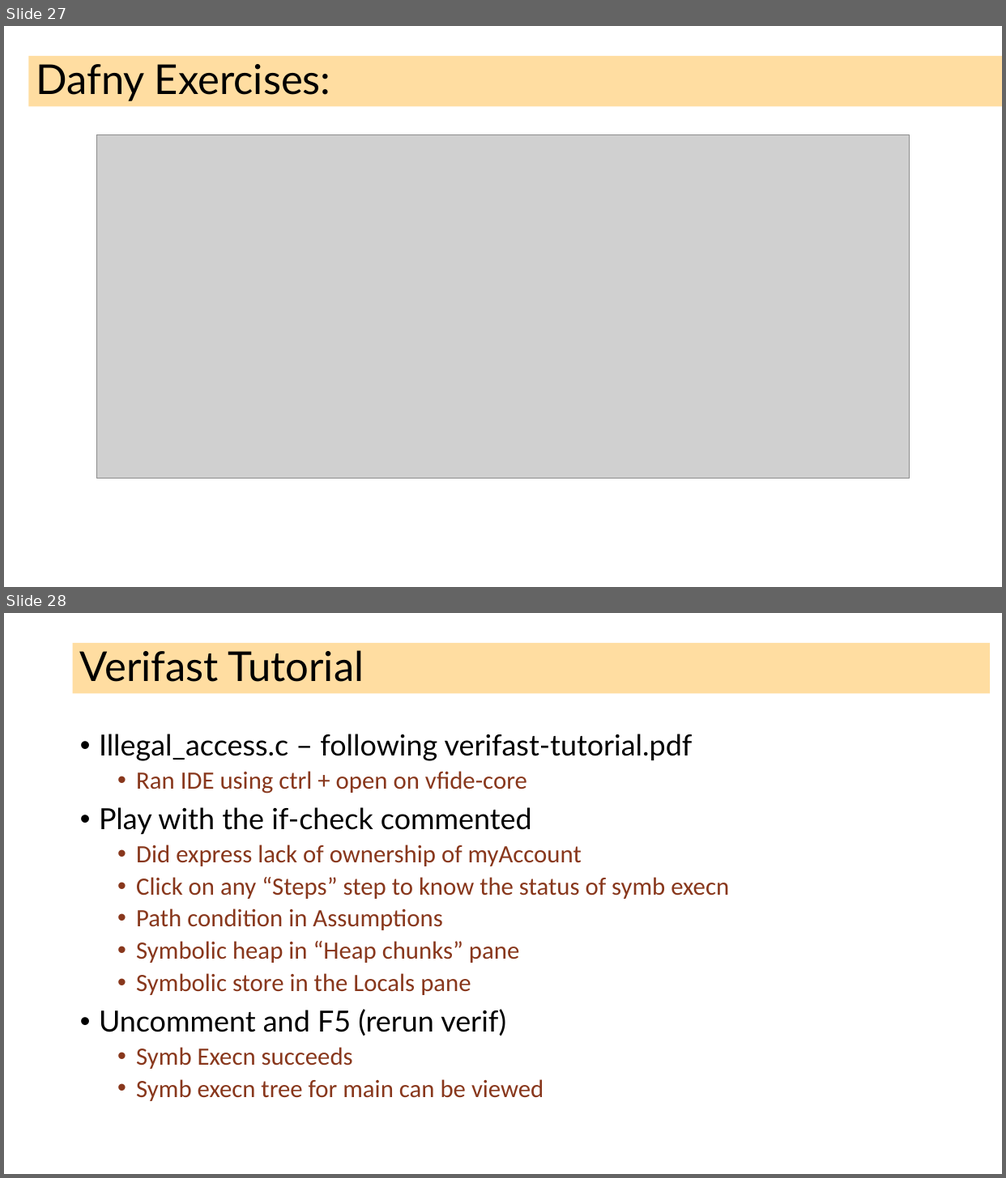
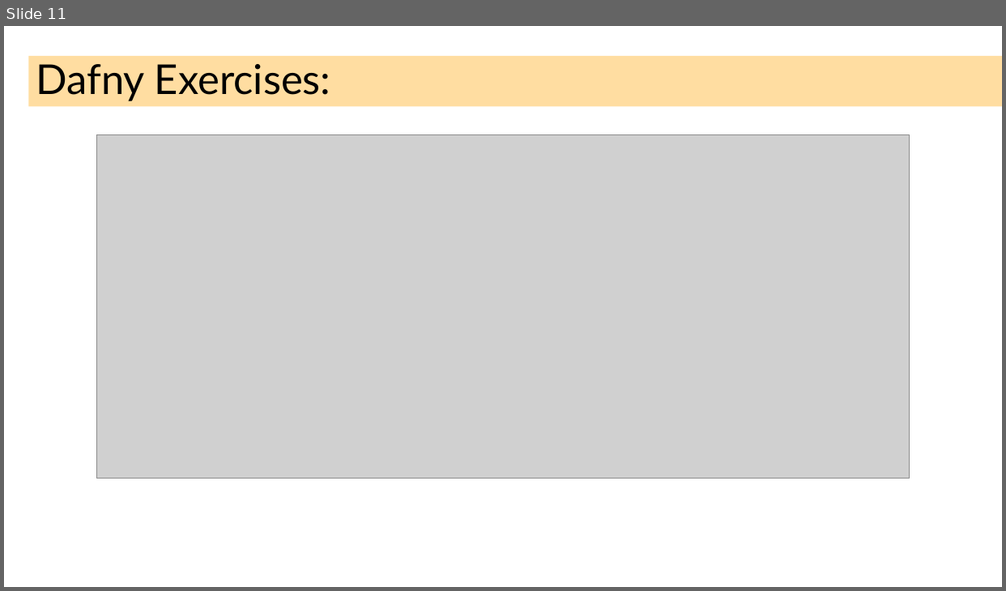
Before and after one commit to ganeshutah/cs6110s22, a slide deck: Lec17/Lec17.pptx. Shown one above the other, each under a label of ours: slides 27 and 28 before the commit, slide 11 after it. The pictures are 1006x1178 and 1006x591 pixels, drawn with LibreOffice and Linux fonts; fonts in the diff are those of the drawing; grey boxes stand for pictures. Boxes give left, top, right and bottom in pixels: in the first picture for what was removed or moved away, otherwise in the second. Text is boxed around its words. In the diff, an @@ line names an element or a change of style, - is before the commit and + after.

```diff
--- a/Lec17/Lec17.pptx
+++ b/Lec17/Lec17.pptx
@@ slide 28 removed at (x1=4, y1=613, x2=1002, y2=1174), background #FFFFFF @@
@@ title removed at (x1=73, y1=643, x2=990, y2=694) @@
-Verifast Tutorial
@@ text removed at (x1=99, y1=734, x2=729, y2=1101) @@
-• Illegal_access.c – following verifast-tutorial.pdf
-  • Ran IDE using ctrl + open on vfide-core
-• Play with the if-check commented
-  • Did express lack of ownership of myAccount
-  • Click on any “Steps” step to know the status of symb execn
-  • Path condition in Assumptions
-  • Symbolic heap in “Heap chunks” pane
-  • Symbolic store in the Locals pane
-• Uncomment and F5 (rerun verif)
-  • Symb Execn succeeds
-  • Symb execn tree for main can be viewed
@@ what was slide 27 is now slide 11 @@
```
Also in this commit, not shown: 2 slides changed, 4 slides added, 28 other slides removed, 21 other files.
